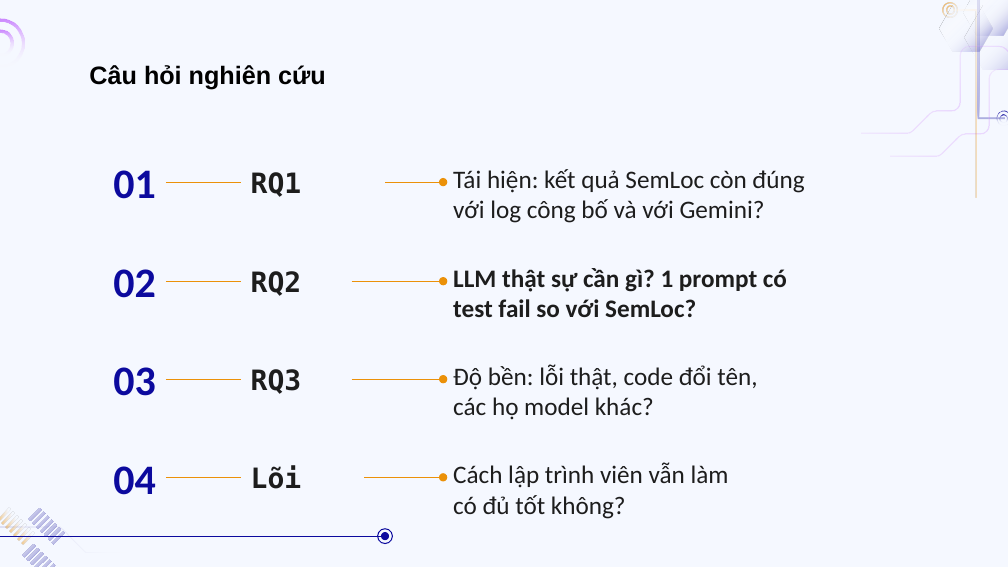
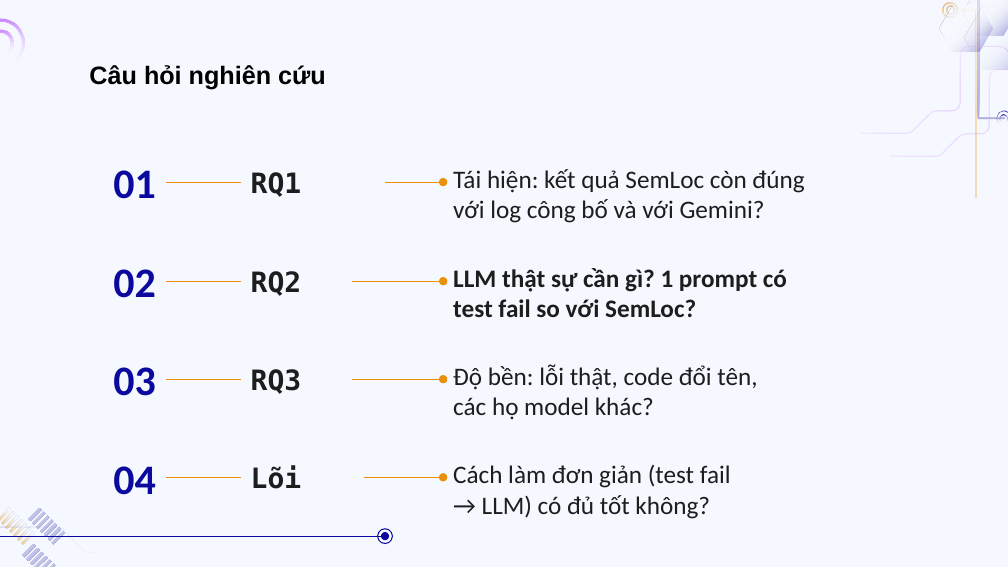
Before and after one commit to doanan293/grounded-or-guessed, a slide deck: slide 3 of docs/presentation/bao-cao-lan-2.pptx. Drawn at 1008x567 pixels with LibreOffice and Linux fonts; fonts in the diff are those of the drawing; background and template pictures are left out. Boxes give left, top, right and bottom in pixels: in the first picture for what was removed or moved away, otherwise in the second. Text is boxed around its words. In the diff, an @@ line names an element or a change of style, - is before the commit and + after.

```diff
--- a/docs/presentation/bao-cao-lan-2.pptx
+++ b/docs/presentation/bao-cao-lan-2.pptx
@@ text at bbox=[453, 465, 731, 519]: text changed @@
-Cách lập trình viên vẫn làm
-có đủ tốt không?
+Cách làm đơn giản (test fail
+→ LLM) có đủ tốt không?
```
Also in this commit, not shown: 3 other slides changed, 20 other files.
